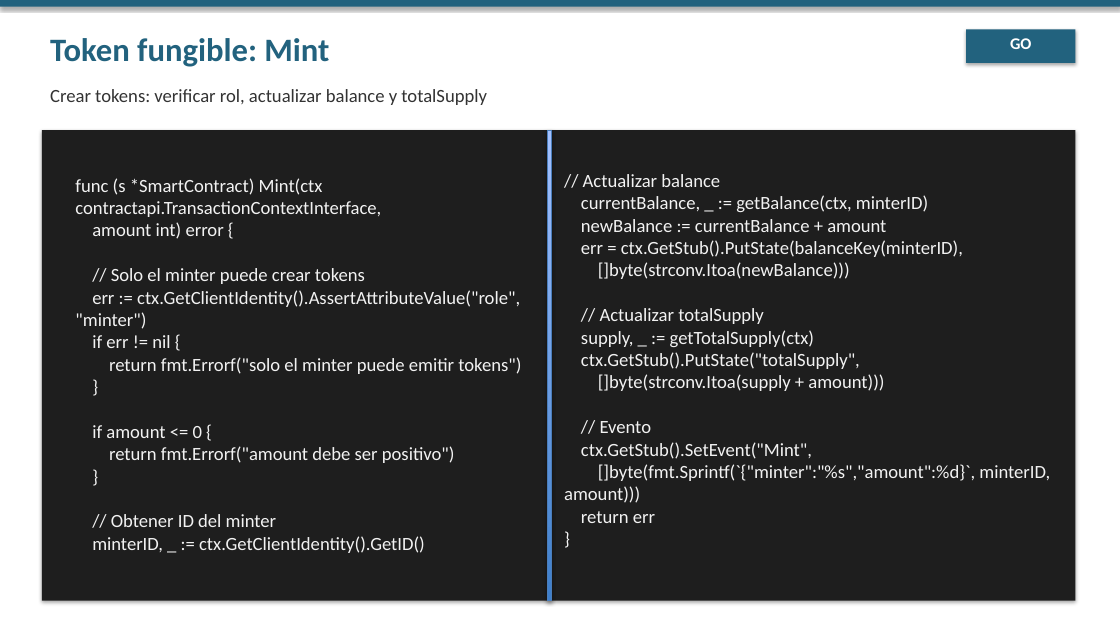
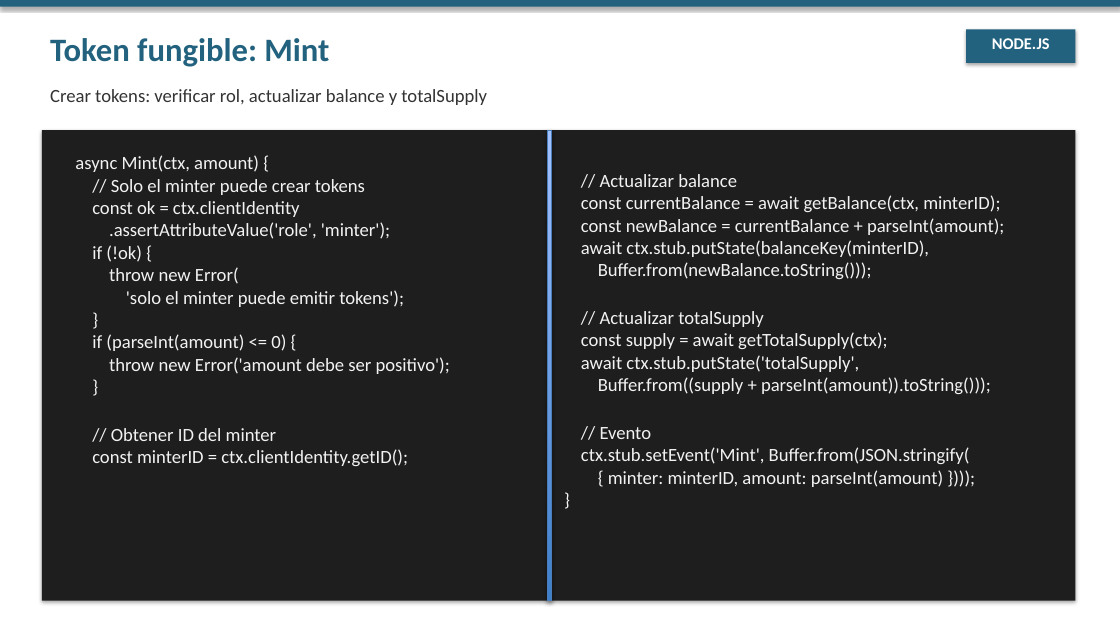
Before and after one commit to jjnieto/fabric, a slide deck: slide 6 of docs/slides/Modulo 4/dia_4.pptx. Drawn at 1120x630 pixels with LibreOffice and Linux fonts; fonts in the diff are those of the drawing. Boxes give left, top, right and bottom in pixels: in the first picture for what was removed or moved away, otherwise in the second. Text is boxed around its words. In the diff, an @@ line names an element or a change of style, - is before the commit and + after.

```diff
--- a/docs/slides/Modulo 4/dia_4.pptx
+++ b/docs/slides/Modulo 4/dia_4.pptx
@@ text at [992,38,1050,49]: text changed @@
-GO
+NODE.JS
@@ text at [75,155,450,466]: text changed @@
-func (s *SmartContract) Mint(ctx contractapi.TransactionContextInterface,
-amount int) error {
-// Solo el minter puede crear tokens
-err := ctx.GetClientIdentity().AssertAttributeValue("role", "minter")
-if err != nil {
-return fmt.Errorf("solo el minter puede emitir tokens")
-}
-if amount <= 0 {
-return fmt.Errorf("amount debe ser positivo")
-}
-// Obtener ID del minter
-minterID, _ := ctx.GetClientIdentity().GetID()
+async Mint(ctx, amount) {
+// Solo el minter puede crear tokens
+const ok = ctx.clientIdentity
+.assertAttributeValue('role', 'minter');
+if (!ok) {
+throw new Error(
+'solo el minter puede emitir tokens');
+}
+if (parseInt(amount) <= 0) {
+throw new Error('amount debe ser positivo');
+}
+// Obtener ID del minter
+const minterID = ctx.clientIdentity.getID();
@@ text at [581,174,1004,487]: text changed @@
-// Actualizar balance
-currentBalance, _ := getBalance(ctx, minterID)
-newBalance := currentBalance + amount
-err = ctx.GetStub().PutState(balanceKey(minterID),
-[]byte(strconv.Itoa(newBalance)))
-// Actualizar totalSupply
-supply, _ := getTotalSupply(ctx)
-ctx.GetStub().PutState("totalSupply",
-[]byte(strconv.Itoa(supply + amount)))
-// Evento
-ctx.GetStub().SetEvent("Mint",
-[]byte(fmt.Sprintf(`{"minter":"%s","amount":%d}`, minterID, amount)))
-return err
-}
+// Actualizar balance
+const currentBalance = await getBalance(ctx, minterID);
+const newBalance = currentBalance + parseInt(amount);
+await ctx.stub.putState(balanceKey(minterID),
+Buffer.from(newBalance.toString()));
+// Actualizar totalSupply
+const supply = await getTotalSupply(ctx);
+await ctx.stub.putState('totalSupply',
+Buffer.from((supply + parseInt(amount)).toString()));
+// Evento
+ctx.stub.setEvent('Mint', Buffer.from(JSON.stringify(
+{ minter: minterID, amount: parseInt(amount) })));
+}
```
Also in this commit, not shown: 5 other slides changed, 8 other files.
